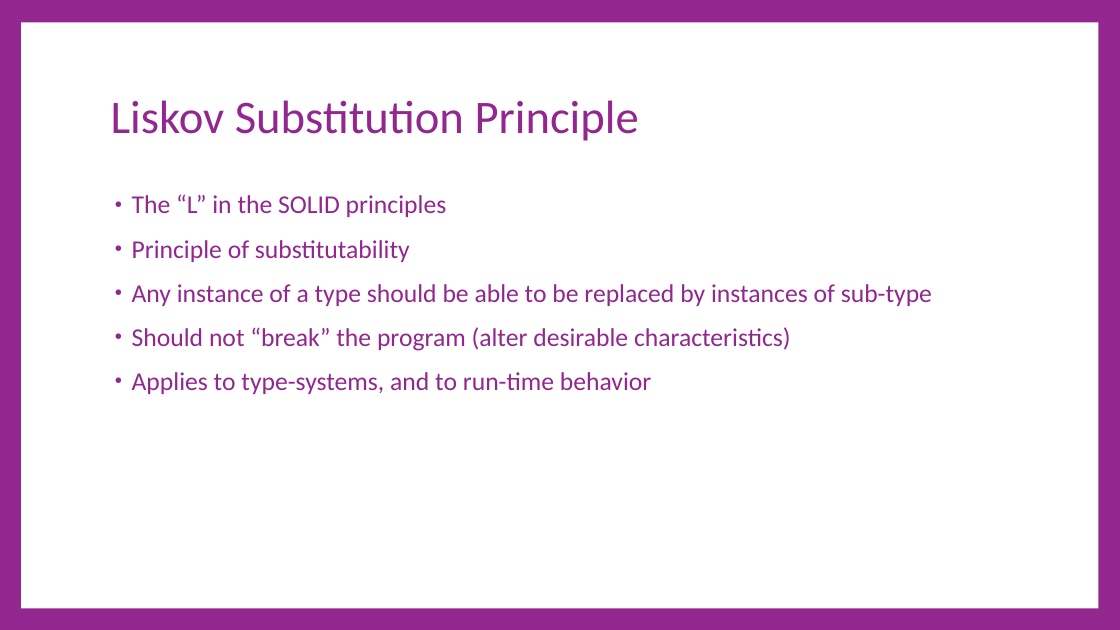
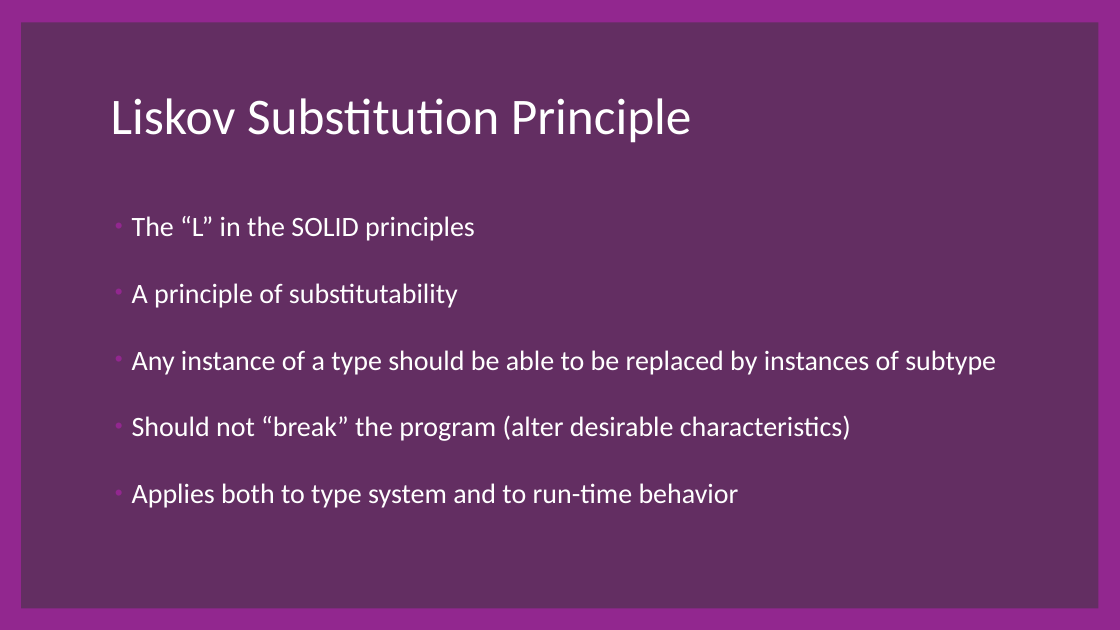
Before and after one commit to cdiggins/cs321, a slide deck: slide 10 of class-notes/cs321-winter-2023-lecture-11-polymorphism.pptx. Drawn at 1120x630 pixels with LibreOffice and Linux fonts; fonts in the diff are those of the drawing; background and template pictures are left out. Boxes give left, top, right and bottom in pixels: in the first picture for what was removed or moved away, otherwise in the second. Text is boxed around its words. In the diff, an @@ line names an element or a change of style, - is before the commit and + after.

```diff
--- a/class-notes/cs321-winter-2023-lecture-11-polymorphism.pptx
+++ b/class-notes/cs321-winter-2023-lecture-11-polymorphism.pptx
@@ rectangle removed at (21,22,1098,608) @@
@@ rectangle added at (21,22,1098,608), fill #632E62 @@
@@ title "Liskov Substitution Principle" at (111,98,692,143): size 60 to 66 pt, text colour #92278F to #FFFFFF @@
@@ text at (132,216,851,441): size 33 to 36 pt, text colour #92278F to #FFFFFF in "The “L” in the SOLID principles", "Should not “break” the program (alter desirable ..."; line spacing 0.9 to 1.5 @@
@@ text at (132,283,996,375): text changed; size 33 to 36 pt; text colour #92278F to #FFFFFF @@
-• Principle of substitutability
-• Any instance of a type should be able to be replaced by instances of sub-type
+• A principle of substitutability
+• Any instance of a type should be able to be replaced by instances of subtype
@@ text at (132,483,739,508): text changed; size 33 to 36 pt; text colour #92278F to #FFFFFF @@
-• Applies to type-systems, and to run-time behavior
+• Applies both to type system and to run-time behavior
```
Also in this commit, not shown: 27 other slides changed, 1 other file.
